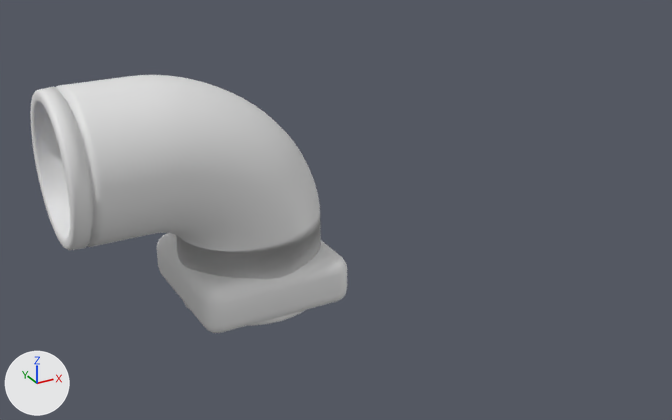
One commit to the FBX model Models/LevelDesign/SourceMeshes/SpawnPoint_01.fbx: the scene before it, then after it.
Both versions are drawn from a 50 mm camera at (-7.99, -13.85, 8.5) aimed at (0.01, 0.7, 1.23). The axes (+X, +Y, +Z) are drawn at lower left. The lights are the same throughout. The picture after the commit comes second.

The first picture shows 'Tile_3x3.001'.
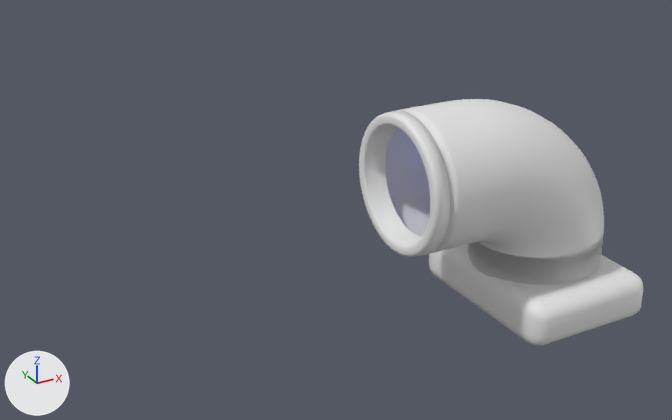
Changed parts and their boxes [x1, y1, x2, y2] in the pictures (672 x 420 px; the box of a moved part takes in the faces that stretch with it):
'Tile_3x3.001', reshaped, moved, rescaled (10% narrower)
    before: [30, 75, 347, 333]
    after: [359, 99, 644, 345]
part 1 of me_cube_074, moved or reshaped
    before: [30, 75, 321, 326]
    after: [359, 99, 604, 285]

What the commit changed:
me_cube_074 is used by ob_tile_3x3_001; location (0.0, 0.0, 0.0).
me_cube_074 had 1720 vertices, 1688 faces and spanned x -5.11..0.0, y 0.0..3.0, z -0.56..4.13.
me_cube_074 now has 1720 vertices, 1688 faces and spans x -5.11..0.0, y 0.0..3.0, z -0.5..4.21.
me_cube_074 part 1: the loose piece of 1568 vertices spanning x -5.11..-0.09, y 0.09..2.91, z -0.56..4.13 is scaled about its middle by (1, 0.75, 1), then moved by (0.0, 0.0, 0.08).
Object 'Tile_3x3.001' (ob_tile_3x3_001) moves from (0.0, 0.0, 0.0) to (6.0, -2.0, -1.0).
Object 'Tile_3x3.001' (ob_tile_3x3_001) is rescaled from (1.0, 1.0, 1.0) to (1.0, 1.33, 1.0).
